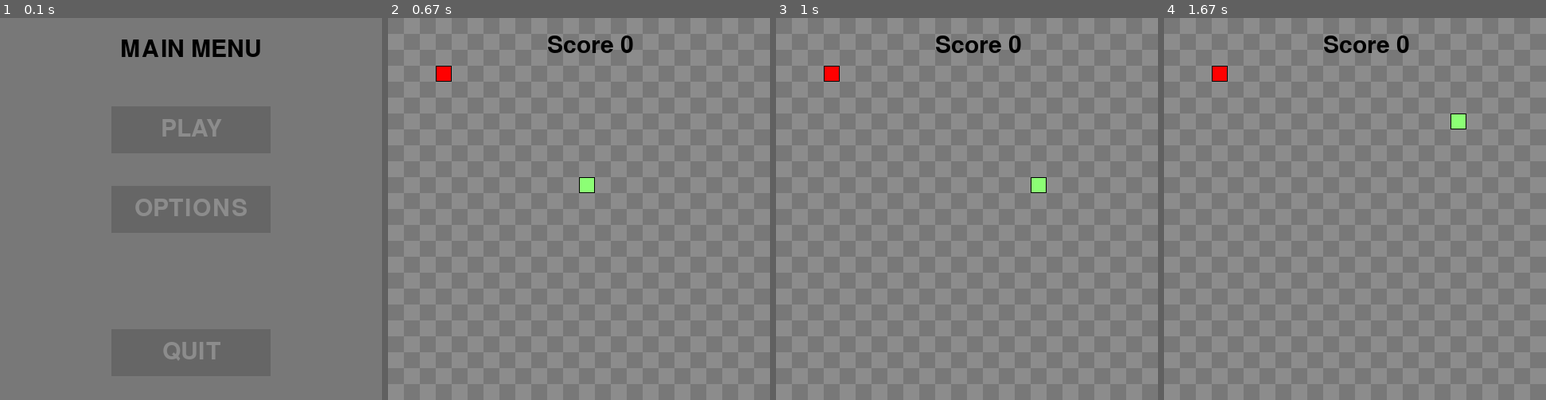
Above: before the commit, frames 1-4 (left to right).
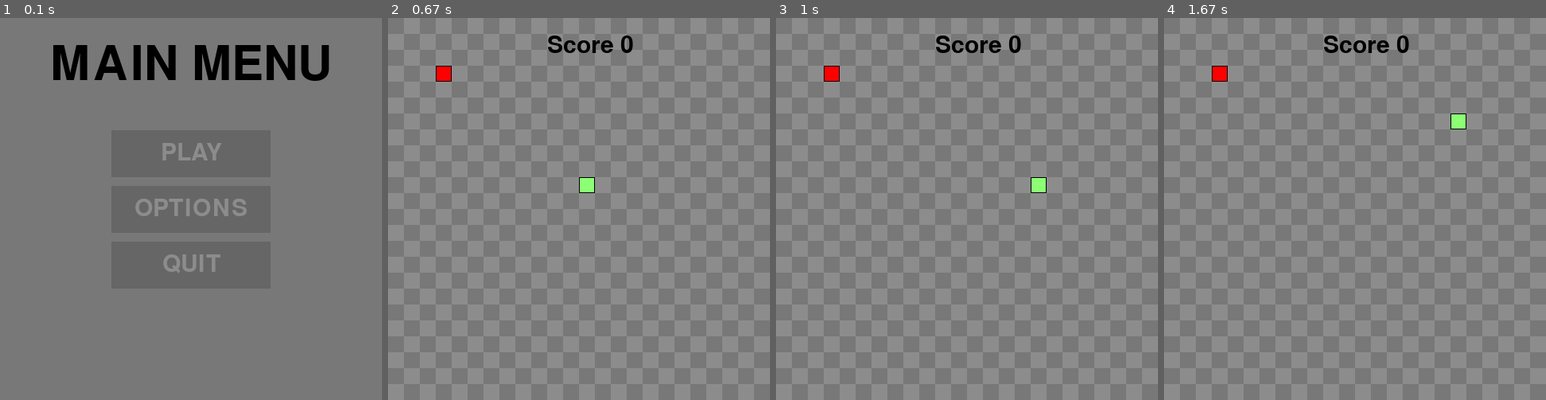
Above: after the commit, the same moments.

Repository: EricNohara/PyGame-Snake
Game: pygame game, started from snake.py
Same seed, same stepped clock (60 frames per second), same inputs: the game is played once before the commit and once after it.
Inputs (mouse positions are in pixels of both pictures, inside the frame that each line leads up to):
- Up to frame 1 (0.1 s): no input
- Up to frame 2 (0.67 s): click "PLAY" at 0.38 s
- Up to frame 3 (1 s): hold Right from 0.67 s (still down); move the mouse to (951, 224) at 0.7 s
- Up to frame 4 (1.67 s): release Right at 1.13 s; hold Up 1.17-1.47 s; hold Right from 1.5 s (still down)

The runs differ from the first frame. In frame 1, 4.2% of the frame differs, in the area x 13-87%, y 5-36%; in frame 2, nothing differs; in frame 3, nothing differs; in frame 4, nothing differs.

Commit message:
finalized main menu screen

Diff:
--- a/snake.py
+++ b/snake.py
@@ -96,6 +96,7 @@
 LEFT = (-1, 0)
 RIGHT = (1, 0)
 font = pg.font.Font('freesansbold.ttf', 30)
+menu_font = pg.font.Font('freesansbold.ttf', 60)
 screen = pg.display.set_mode(SIZE)      # set the screen
 
 # COLORS
@@ -172,14 +173,14 @@
 
         MENU_MOUSE_POS = pg.mouse.get_pos()
 
-        MENU_TEXT = font.render("MAIN MENU", True, black)
-        MENU_RECT = MENU_TEXT.get_rect(center=(WIDTH/2, 40))
-
-        PLAY_BUTTON = Button(image=pg.image.load("assets/Btn-Rect2.png"), pos=(WIDTH/2, HEIGHT/2 - 100),
+        MENU_TEXT = menu_font.render("MAIN MENU", True, black)
+        MENU_RECT = MENU_TEXT.get_rect(center=(WIDTH/2, 60))
+
+        PLAY_BUTTON = Button(image=pg.image.load("assets/Btn-Rect2.png"), pos=(WIDTH/2, HEIGHT/2 - 70),
                             text_input="PLAY", font=font, base_color=grey2, hovering_color=white)
         OPTIONS_BUTTON = Button(image=pg.image.load("assets/Btn-Rect2.png"), pos=(WIDTH/2, HEIGHT/2),
                             text_input="OPTIONS", font=font, base_color=grey2, hovering_color=white)
-        QUIT_BUTTON = Button(image=pg.image.load("assets/Btn-Rect2.png"), pos=(WIDTH/2, HEIGHT-60),
+        QUIT_BUTTON = Button(image=pg.image.load("assets/Btn-Rect2.png"), pos=(WIDTH/2, HEIGHT/2+70),
                             text_input="QUIT", font=font, base_color=grey2, hovering_color=white)
 
         screen.blit(MENU_TEXT, MENU_RECT)
@@ -195,8 +196,8 @@
             if event.type == pg.MOUSEBUTTONDOWN:
                 if PLAY_BUTTON.checkForInput(MENU_MOUSE_POS):
                     play()
-                # if OPTIONS_BUTTON.checkForInput(MENU_MOUSE_POS):
-                #     options()
+                if OPTIONS_BUTTON.checkForInput(MENU_MOUSE_POS):
+                    options()
                 if QUIT_BUTTON.checkForInput(MENU_MOUSE_POS):
                     pg.quit()
                     sys.exit()
